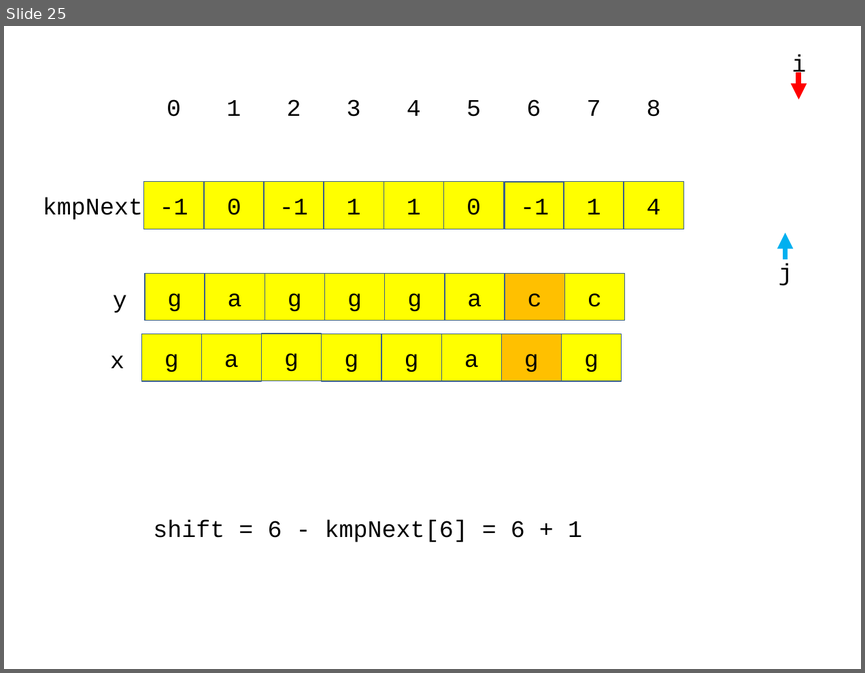
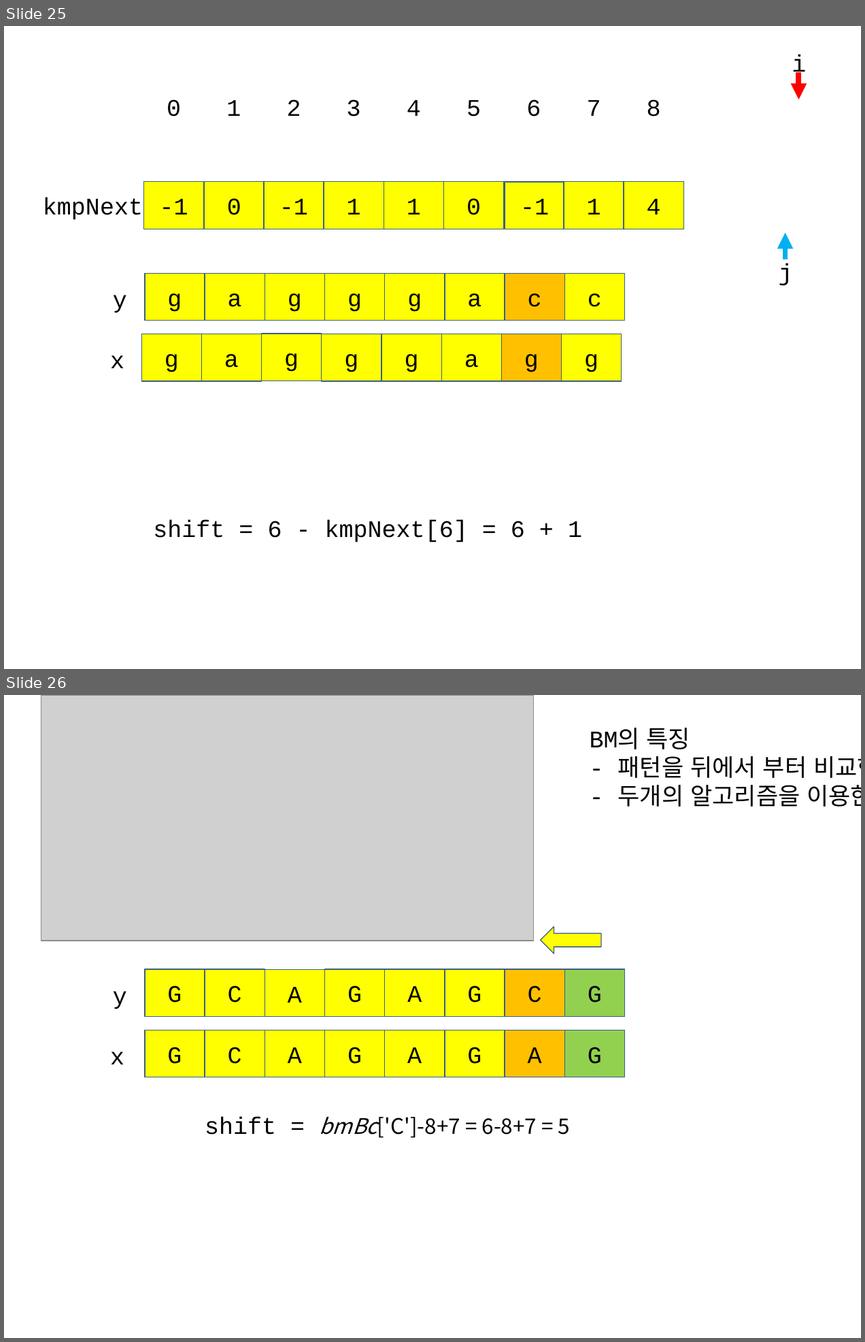
Before and after one commit to chisun-joung/osdsalgo_c, a slide deck: 04_day.pptx. Shown one above the other, each under a label of ours: slide 25 before the commit, slides 25 and 26 after it. The pictures are 865x673 and 865x1342 pixels, drawn with LibreOffice and Linux fonts; fonts in the diff are those of the drawing; grey boxes stand for pictures. Boxes give left, top, right and bottom in pixels: in the first picture for what was removed or moved away, otherwise in the second. Text is boxed around its words. In the diff, an @@ line names an element or a change of style, - is before the commit and + after.

```diff
--- a/04_day.pptx
+++ b/04_day.pptx
@@ slide 26 added at bbox=[4, 695, 861, 1338], background #FFFFFF @@
@@ picture added at bbox=[41, 695, 534, 941] @@
@@ text added at bbox=[589, 728, 861, 807], 20 pt, text #000000 @@
+BM의 특징
+- 패턴을 뒤에서 부터 비교한다.
+- 두개의 알고리즘을 이용한다.
@@ right arrow added at bbox=[541, 926, 601, 953], fill #FFFF00, outline #3A5F8C 0.75 pt @@
@@ rectangle added at bbox=[145, 969, 205, 1016], fill #FFFF00, outline #3A5F8C 0.75 pt, 20 pt, text #000000 @@
+G
@@ rectangle added at bbox=[205, 969, 264, 1016], fill #FFFF00, outline #3A5F8C 0.75 pt, 20 pt, text #000000 @@
+C
@@ rectangle added at bbox=[264, 969, 324, 1016], fill #FFFF00, outline #3A5F8C 0.75 pt, 20 pt, text #000000 @@
+A
@@ rectangle added at bbox=[324, 969, 384, 1016], fill #FFFF00, outline #3A5F8C 0.75 pt, 20 pt, text #000000 @@
+G
@@ rectangle added at bbox=[384, 969, 445, 1016], fill #FFFF00, outline #3A5F8C 0.75 pt, 20 pt, text #000000 @@
+A
@@ rectangle added at bbox=[445, 969, 504, 1016], fill #FFFF00, outline #3A5F8C 0.75 pt, 20 pt, text #000000 @@
+G
@@ rectangle added at bbox=[504, 969, 564, 1016], fill #FFC000, outline #3A5F8C 0.75 pt, 20 pt, text #000000 @@
+C
@@ rectangle added at bbox=[564, 969, 624, 1016], fill #92D050, outline #3A5F8C 0.75 pt, 20 pt, text #000000 @@
+G
@@ text added at bbox=[113, 991, 127, 1009], 20 pt, text #000000 @@
+y
@@ rectangle added at bbox=[145, 1030, 205, 1077], fill #FFFF00, outline #3A5F8C 0.75 pt, 20 pt, text #000000 @@
+G
@@ rectangle added at bbox=[205, 1030, 264, 1077], fill #FFFF00, outline #3A5F8C 0.75 pt, 20 pt, text #000000 @@
+C
@@ rectangle added at bbox=[264, 1030, 324, 1077], fill #FFFF00, outline #3A5F8C 0.75 pt, 20 pt, text #000000 @@
+A
@@ rectangle added at bbox=[324, 1030, 384, 1077], fill #FFFF00, outline #3A5F8C 0.75 pt, 20 pt, text #000000 @@
+G
@@ rectangle added at bbox=[384, 1030, 445, 1077], fill #FFFF00, outline #3A5F8C 0.75 pt, 20 pt, text #000000 @@
+A
@@ rectangle added at bbox=[445, 1030, 504, 1077], fill #FFFF00, outline #3A5F8C 0.75 pt, 20 pt, text #000000 @@
+G
@@ rectangle added at bbox=[504, 1030, 564, 1077], fill #FFC000, outline #3A5F8C 0.75 pt, 20 pt, text #000000 @@
+A
@@ rectangle added at bbox=[564, 1030, 624, 1077], fill #92D050, outline #3A5F8C 0.75 pt, 20 pt, text #000000 @@
+G
@@ text added at bbox=[110, 1051, 124, 1064], 20 pt, text #000000 @@
+x
@@ text added at bbox=[205, 1117, 570, 1138], 18 pt, text #000000 @@
+shift = bmBc['C']-8+7 = 6-8+7 = 5
```
Also in this commit, not shown: 3 slides changed, 7 other slides added, 3 other files.
